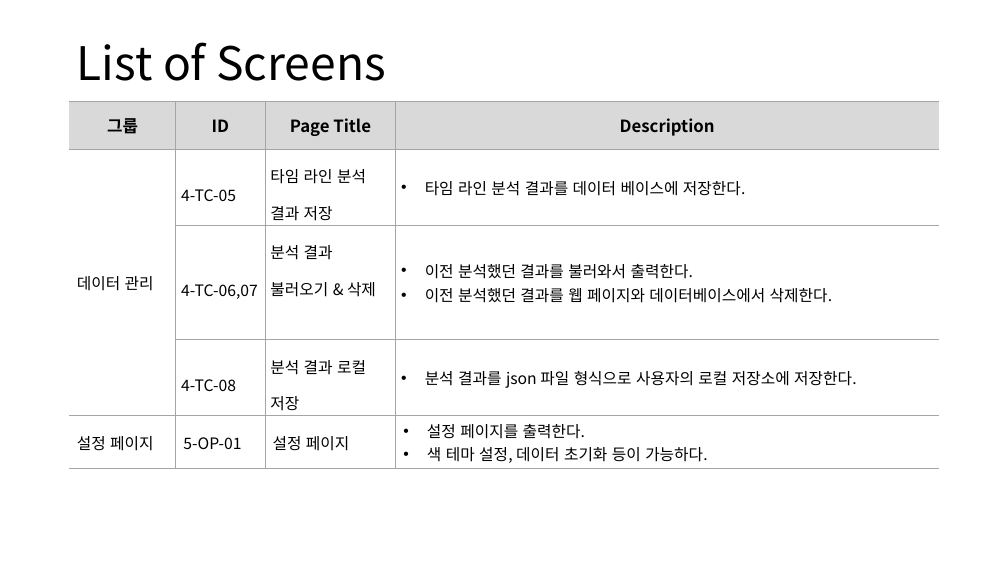
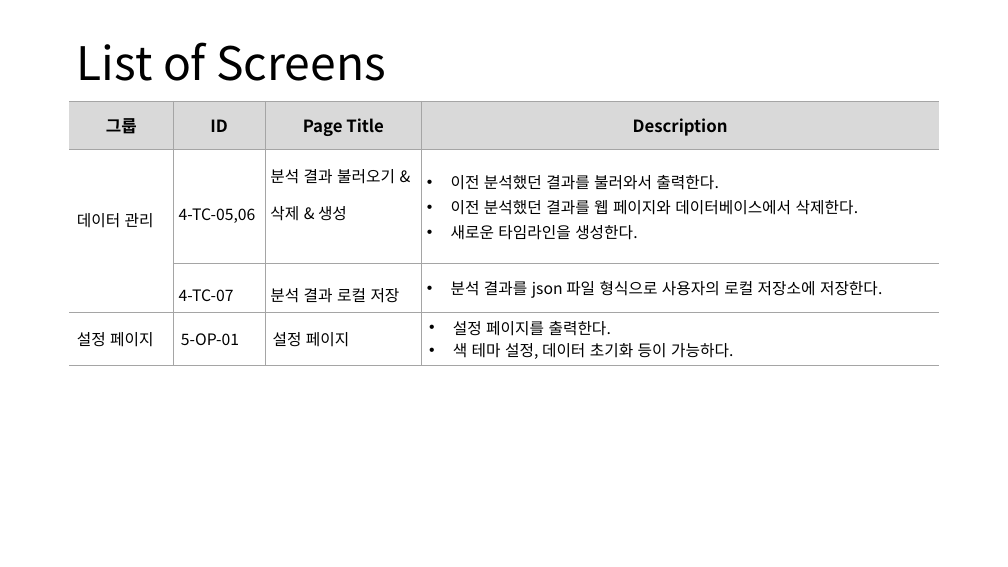
Before and after one commit to tmdwns9630/CCTV_Checker, a slide deck: slide 5 of SRS/V10.1_화면설계서_CCTVChecker_최승준.pptx (slide 6 before the commit). Drawn at 1008x567 pixels with LibreOffice and Linux fonts; fonts in the diff are those of the drawing. Boxes give left, top, right and bottom in pixels: in the first picture for what was removed or moved away, otherwise in the second. Text is boxed around its words. In the diff, an @@ line names an element or a change of style, - is before the commit and + after.

```diff
--- a/SRS/V10.1_화면설계서_CCTVChecker_최승준.pptx
+++ b/SRS/V10.1_화면설계서_CCTVChecker_최승준.pptx
@@ table at [70,101,939,363] @@
-row 2: 데이터 관리 | 4-TC-05 | 타임 라인 분석 결과 저장 | 타임 라인 분석 결과를 데이터 베이스에 저장한다.
-row 3:  | 4-TC-06,07 | 분석 결과 불러오기 & 삭제 | 이전 분석했던 결과를 불러와서 출력한다. / 이전 분석했던 결과를 웹 페이지와 데이터베이스에서 삭제한다.
-row 4:  | 4-TC-08 | 분석 결과 로컬 저장 | 분석 결과를 json 파일 형식으로 사용자의 로컬 저장소에 저장한다.
+row 2: 데이터 관리 | 4-TC-05,06 | 분석 결과 불러오기 & 삭제 & 생성 | 이전 분석했던 결과를 불러와서 출력한다. / 이전 분석했던 결과를 웹 페이지와 데이터베이스에서 삭제한다. / 새로운 타임라인을 생성한다.
+row 3:  | 4-TC-07 | 분석 결과 로컬 저장 | 분석 결과를 json 파일 형식으로 사용자의 로컬 저장소에 저장한다.
```
Also in this commit, not shown: 4 other slides changed, 7 slides added, 3 slides removed, 1 other file.
